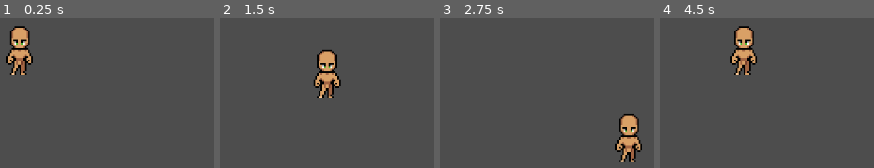
Above: before the commit, frames 1-4 (left to right).
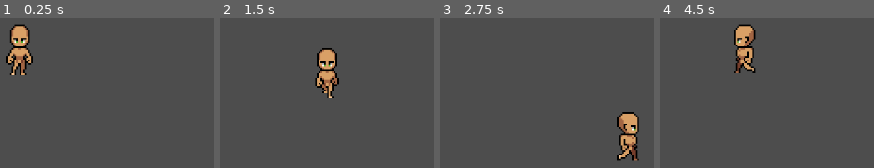
Above: after the commit, the same moments.

Repository: yliris/four-directional-movement-system
Game: Godot game, scene res://world.tscn
Two runs of this game, one before a commit and one after it. Both use one fixed random seed, a clock stepped at 60 frames per second and the inputs below.
Inputs:
- Up to frame 1 (0.25 s): no input
- Up to frame 2 (1.5 s): hold D (walk_right) 0.53-1.28 s; hold S (walk_down) from 1.28 s (still down)
- Up to frame 3 (2.75 s): release S (walk_down) at 2.03 s; hold D (walk_right) from 2.03 s (still down)
- Up to frame 4 (4.5 s): release D (walk_right) at 2.78 s; hold W (walk_up) 2.78-3.53 s; hold A (walk_left) from 3.53 s (still down)

The runs differ from the first frame. In frame 1, 1.1% of the frame differs, in the area x 4-15%, y 4-36%; in frame 2, 1.7%; in frame 3, 2.2%; in frame 4, 2.3%, in the area x 32-46%, y 4-38%.

Commit message:
stand/idle & walk state
Animated stand/idle and walk state added.

Diff:
--- a/player.gd
+++ b/player.gd
@@ -4,8 +4,19 @@
 
 var input_vector = Vector2.ZERO
 
+@onready var animation_tree = $AnimationTree
+
 func _physics_process(delta):
 	input_vector = Input.get_vector("walk_left", "walk_right", "walk_up", "walk_down")
 
+	if input_vector != Vector2.ZERO:
+		var direction_vector = Vector2(input_vector.x, -input_vector.y)
+		update_blend_positions(direction_vector)
+
 	velocity = input_vector * SPEED
 	move_and_slide()
+
+func update_blend_positions(direction_vector):
+	animation_tree.set("parameters/StateMachine/MoveState/Stand/blend_position", direction_vector)
+	animation_tree.set("parameters/StateMachine/MoveState/Walk/blend_position", direction_vector)
+	animation_tree.set("parameters/StateMachine/MoveState/Sprint/blend_position", direction_vector)
--- a/player.tscn
+++ b/player.tscn
@@ -1,10 +1,43 @@
-[gd_scene load_steps=18 format=3 uid="uid://6g8j4sv5w1ge"]
+[gd_scene load_steps=31 format=3 uid="uid://6g8j4sv5w1ge"]
 
 [ext_resource type="Texture2D" uid="uid://cbnr8tnw6yt47" path="res://player/spr_player.png" id="1_4flbx"]
 [ext_resource type="Script" uid="uid://bum6rwvy2rt86" path="res://player.gd" id="1_onrkg"]
 
+[sub_resource type="Animation" id="Animation_2hs0m"]
+length = 0.001
+tracks/0/type = "value"
+tracks/0/imported = false
+tracks/0/enabled = true
+tracks/0/path = NodePath("Sprite2D:frame")
+tracks/0/interp = 1
+tracks/0/loop_wrap = true
+tracks/0/keys = {
+"times": PackedFloat32Array(0),
+"transitions": PackedFloat32Array(1),
+"update": 1,
+"values": [1]
+}
+
 [sub_resource type="Animation" id="Animation_onrkg"]
 resource_name = "stand_down"
+length = 1.4
+loop_mode = 1
+step = 0.1
+tracks/0/type = "value"
+tracks/0/imported = false
+tracks/0/enabled = true
+tracks/0/path = NodePath("Sprite2D:frame")
+tracks/0/interp = 1
+tracks/0/loop_wrap = true
+tracks/0/keys = {
+"times": PackedFloat32Array(0, 0.3, 0.7, 1),
+"transitions": PackedFloat32Array(1, 1, 1, 1),
+"update": 1,
+"values": [0, 1, 2, 3]
+}
+
+[sub_resource type="Animation" id="Animation_hqtel"]
+resource_name = "stand_left"
 length = 1.5
 loop_mode = 1
 step = 0.1
@@ -18,7 +51,7 @@
 "times": PackedFloat32Array(0, 0.4, 0.8, 1.1),
 "transitions": PackedFloat32Array(1, 1, 1, 1),
 "update": 1,
-"values": [0, 1, 2, 3]
+"values": [8, 9, 10, 11]
 }
 
 [sub_resource type="Animation" id="Animation_i3pqv"]
@@ -36,24 +69,6 @@
 "times": PackedFloat32Array(0, 0.4, 0.8, 1.1),
 "transitions": PackedFloat32Array(1, 1, 1, 1),
 "update": 1,
-"values": [8, 9, 10, 11]
-}
-
-[sub_resource type="Animation" id="Animation_hqtel"]
-resource_name = "stand_left"
-length = 1.5
-loop_mode = 1
-step = 0.1
-tracks/0/type = "value"
-tracks/0/imported = false
-tracks/0/enabled = true
-tracks/0/path = NodePath("Sprite2D:frame")
-tracks/0/interp = 1
-tracks/0/loop_wrap = true
-tracks/0/keys = {
-"times": PackedFloat32Array(0, 0.4, 0.8, 1.1),
-"transitions": PackedFloat32Array(1, 1, 1, 1),
-"update": 1,
 "values": [4, 5, 6, 7]
 }
 
@@ -75,19 +90,76 @@
 "values": [12, 13, 14, 15]
 }
 
-[sub_resource type="Animation" id="Animation_2hs0m"]
-length = 0.001
-tracks/0/type = "value"
-tracks/0/imported = false
-tracks/0/enabled = true
-tracks/0/path = NodePath("Sprite2D:frame")
-tracks/0/interp = 1
-tracks/0/loop_wrap = true
-tracks/0/keys = {
-"times": PackedFloat32Array(0),
-"transitions": PackedFloat32Array(1),
-"update": 1,
-"values": [1]
+[sub_resource type="Animation" id="Animation_1jxqw"]
+resource_name = "run_down"
+length = 0.6
+loop_mode = 1
+step = 0.1
+tracks/0/type = "value"
+tracks/0/imported = false
+tracks/0/enabled = true
+tracks/0/path = NodePath("Sprite2D:frame")
+tracks/0/interp = 1
+tracks/0/loop_wrap = true
+tracks/0/keys = {
+"times": PackedFloat32Array(0, 0.1, 0.2, 0.3, 0.4, 0.5),
+"transitions": PackedFloat32Array(1, 1, 1, 1, 1, 1),
+"update": 1,
+"values": [16, 17, 18, 19, 20, 21]
+}
+
+[sub_resource type="Animation" id="Animation_dw050"]
+resource_name = "run_left"
+length = 0.6
+loop_mode = 1
+step = 0.1
+tracks/0/type = "value"
+tracks/0/imported = false
+tracks/0/enabled = true
+tracks/0/path = NodePath("Sprite2D:frame")
+tracks/0/interp = 1
+tracks/0/loop_wrap = true
+tracks/0/keys = {
+"times": PackedFloat32Array(0, 0.1, 0.2, 0.3, 0.4, 0.5),
+"transitions": PackedFloat32Array(1, 1, 1, 1, 1, 1),
+"update": 1,
+"values": [28, 29, 30, 31, 32, 33]
+}
+
+[sub_resource type="Animation" id="Animation_b26j0"]
+resource_name = "run_right"
+length = 0.6
+loop_mode = 1
+step = 0.1
+tracks/0/type = "value"
+tracks/0/imported = false
+tracks/0/enabled = true
+tracks/0/path = NodePath("Sprite2D:frame")
+tracks/0/interp = 1
+tracks/0/loop_wrap = true
+tracks/0/keys = {
+"times": PackedFloat32Array(0, 0.1, 0.2, 0.3, 0.4, 0.5),
+"transitions": PackedFloat32Array(1, 1, 1, 1, 1, 1),
+"update": 1,
+"values": [22, 23, 24, 25, 26, 27]
+}
+
+[sub_resource type="Animation" id="Animation_n7ghd"]
+resource_name = "run_up"
+length = 0.6
+loop_mode = 1
+step = 0.1
+tracks/0/type = "value"
+tracks/0/imported = false
+tracks/0/enabled = true
+tracks/0/path = NodePath("Sprite2D:frame")
+tracks/0/interp = 1
+tracks/0/loop_wrap = true
+tracks/0/keys = {
+"times": PackedFloat32Array(0, 0.1, 0.2, 0.3, 0.4, 0.5),
+"transitions": PackedFloat32Array(1, 1, 1, 1, 1, 1),
+"update": 1,
+"values": [34, 35, 36, 37, 38, 39]
 }
 
 [sub_resource type="AnimationLibrary" id="AnimationLibrary_1jxqw"]
@@ -96,8 +168,14 @@
 &"stand_down": SubResource("Animation_onrkg"),
 &"stand_left": SubResource("Animation_hqtel"),
 &"stand_right": SubResource("Animation_i3pqv"),
-&"stand_up": SubResource("Animation_sweqy")
-}
+&"stand_up": SubResource("Animation_sweqy"),
+&"walk_down": SubResource("Animation_1jxqw"),
+&"walk_left": SubResource("Animation_dw050"),
+&"walk_right": SubResource("Animation_b26j0"),
+&"walk_up": SubResource("Animation_n7ghd")
+}
+
+[sub_resource type="AnimationNodeBlendSpace2D" id="AnimationNodeBlendSpace2D_nvl01"]
 
 [sub_resource type="AnimationNodeAnimation" id="AnimationNodeAnimation_onrkg"]
 animation = &"stand_left"
@@ -122,10 +200,49 @@
 blend_point_3/pos = Vector2(0, -1)
 blend_mode = 1
 
+[sub_resource type="AnimationNodeAnimation" id="AnimationNodeAnimation_2hs0m"]
+animation = &"walk_up"
+
+[sub_resource type="AnimationNodeAnimation" id="AnimationNodeAnimation_1jxqw"]
+animation = &"walk_left"
+
+[sub_resource type="AnimationNodeAnimation" id="AnimationNodeAnimation_dw050"]
+animation = &"walk_right"
+
+[sub_resource type="AnimationNodeAnimation" id="AnimationNodeAnimation_b26j0"]
+animation = &"walk_down"
+
+[sub_resource type="AnimationNodeBlendSpace2D" id="AnimationNodeBlendSpace2D_ivps1"]
+blend_point_0/node = SubResource("AnimationNodeAnimation_2hs0m")
+blend_point_0/pos = Vector2(0, 1)
+blend_point_1/node = SubResource("AnimationNodeAnimation_1jxqw")
+blend_point_1/pos = Vector2(-0.9, 0)
+blend_point_2/node = SubResource("AnimationNodeAnimation_dw050")
+blend_point_2/pos = Vector2(0.9, 0)
+blend_point_3/node = SubResource("AnimationNodeAnimation_b26j0")
+blend_point_3/pos = Vector2(0, -1)
+blend_mode = 1
+
+[sub_resource type="AnimationNodeStateMachineTransition" id="AnimationNodeStateMachineTransition_urp6f"]
+advance_mode = 2
+
+[sub_resource type="AnimationNodeStateMachineTransition" id="AnimationNodeStateMachineTransition_onrkg"]
+advance_mode = 2
+advance_expression = "input_vector.length() > 0.0"
+
+[sub_resource type="AnimationNodeStateMachineTransition" id="AnimationNodeStateMachineTransition_i3pqv"]
+advance_mode = 2
+advance_expression = "input_vector.length() == 0.0"
+
 [sub_resource type="AnimationNodeStateMachine" id="AnimationNodeStateMachine_1jxqw"]
+states/Run/node = SubResource("AnimationNodeBlendSpace2D_nvl01")
+states/Run/position = Vector2(544, 194)
 states/Stand/node = SubResource("AnimationNodeBlendSpace2D_2hs0m")
-states/Stand/position = Vector2(381, 100)
-graph_offset = Vector2(-69, -44)
+states/Stand/position = Vector2(395, 100)
+states/Walk/node = SubResource("AnimationNodeBlendSpace2D_ivps1")
+states/Walk/position = Vector2(395, 194)
+transitions = ["Start", "Stand", SubResource("AnimationNodeStateMachineTransition_urp6f"), "Stand", "Walk", SubResource("AnimationNodeStateMachineTransition_onrkg"), "Walk", "Stand", SubResource("AnimationNodeStateMachineTransition_i3pqv")]
+graph_offset = Vector2(-143, 37)
 
 [sub_resource type="AnimationNodeStateMachineTransition" id="AnimationNodeStateMachineTransition_dw050"]
 advance_mode = 2
@@ -137,7 +254,7 @@
 graph_offset = Vector2(-83, -65)
 
 [sub_resource type="AnimationNodeBlendTree" id="AnimationNodeBlendTree_n7ghd"]
-graph_offset = Vector2(-273.536, 30.5862)
+graph_offset = Vector2(-205, 48)
 nodes/StateMachine/node = SubResource("AnimationNodeStateMachine_b26j0")
 nodes/StateMachine/position = Vector2(40, 80)
 node_connections = [&"output", 0, &"StateMachine"]
@@ -157,5 +274,8 @@
 
 [node name="AnimationTree" type="AnimationTree" parent="."]
 tree_root = SubResource("AnimationNodeBlendTree_n7ghd")
+advance_expression_base_node = NodePath("..")
 anim_player = NodePath("../AnimationPlayer")
-parameters/StateMachine/MoveState/Stand/blend_position = Vector2(0.00310075, 0.0168539)
+parameters/StateMachine/MoveState/Run/blend_position = Vector2(0, 0)
+parameters/StateMachine/MoveState/Stand/blend_position = Vector2(0, -0.261649)
+parameters/StateMachine/MoveState/Walk/blend_position = Vector2(-0.00465119, -0.448029)
--- a/project.godot
+++ b/project.godot
@@ -10,7 +10,7 @@
 
 [application]
 
-config/name="Pixel RPG Game"
+config/name="Top Down Four Directional Movement"
 run/main_scene="uid://op72b3r57qss"
 config/features=PackedStringArray("4.4", "GL Compatibility")
 config/icon="res://icon.svg"
